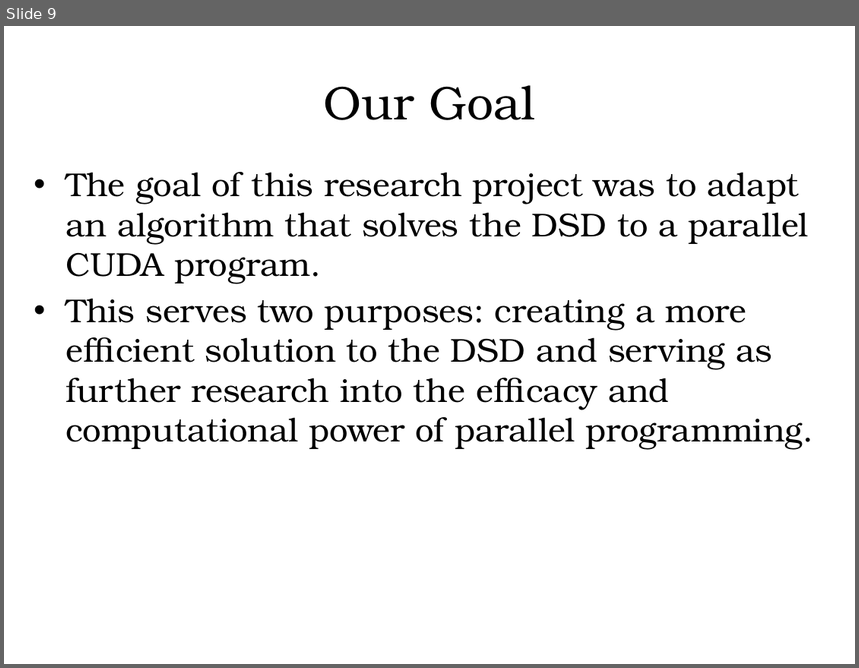
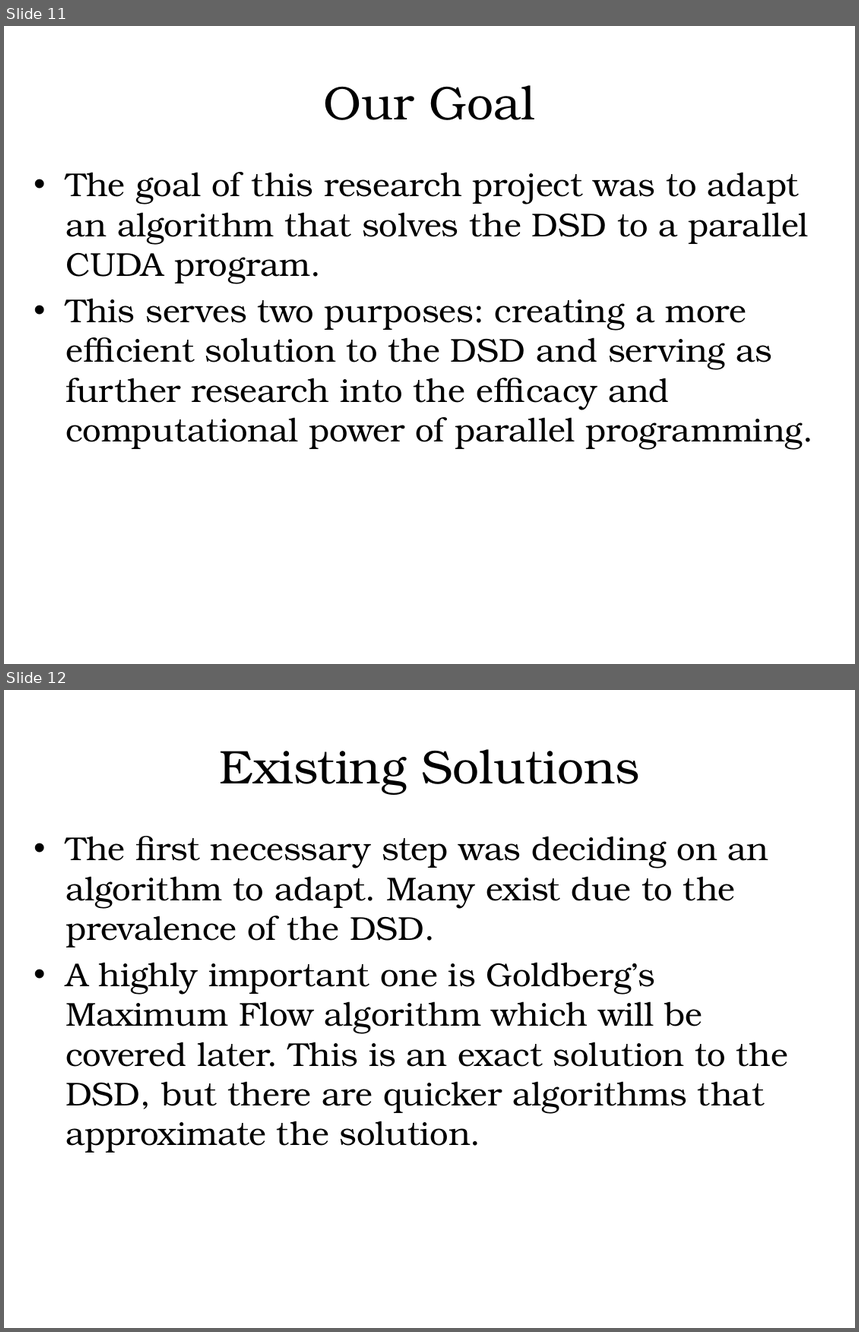
Before and after one commit to hgareau/DensestSubgraphDiscovery, a slide deck: Thesis Defense Presentation.pptx. Shown one above the other, each under a label of ours: slide 9 before the commit, slides 11 and 12 after it. The pictures are 859x668 and 859x1332 pixels, drawn with LibreOffice and Linux fonts; fonts in the diff are those of the drawing; background and template pictures are left out. Boxes give left, top, right and bottom in pixels: in the first picture for what was removed or moved away, otherwise in the second. Text is boxed around its words. In the diff, an @@ line names an element or a change of style, - is before the commit and + after.

```diff
--- a/Thesis Defense Presentation.pptx
+++ b/Thesis Defense Presentation.pptx
@@ slide 12 added at [4,690,855,1328], background #FFFFFF @@
@@ text added at [219,749,640,795], 40 pt, text #000000 @@
+Existing Solutions
@@ text added at [66,836,789,1153], 28 pt, text #000000 @@
+• The first necessary step was deciding on an algorithm to adapt. Many exist due to the prevalence of the DSD.
+• A highly important one is Goldberg’s Maximum Flow algorithm which will be covered later. This is an exact solution to the DSD, but there are quicker algorithms that approximate the solution.
@@ what was slide 9 is now slide 11 @@
```
Also in this commit, not shown: 3 slides changed, 11 other slides added.
